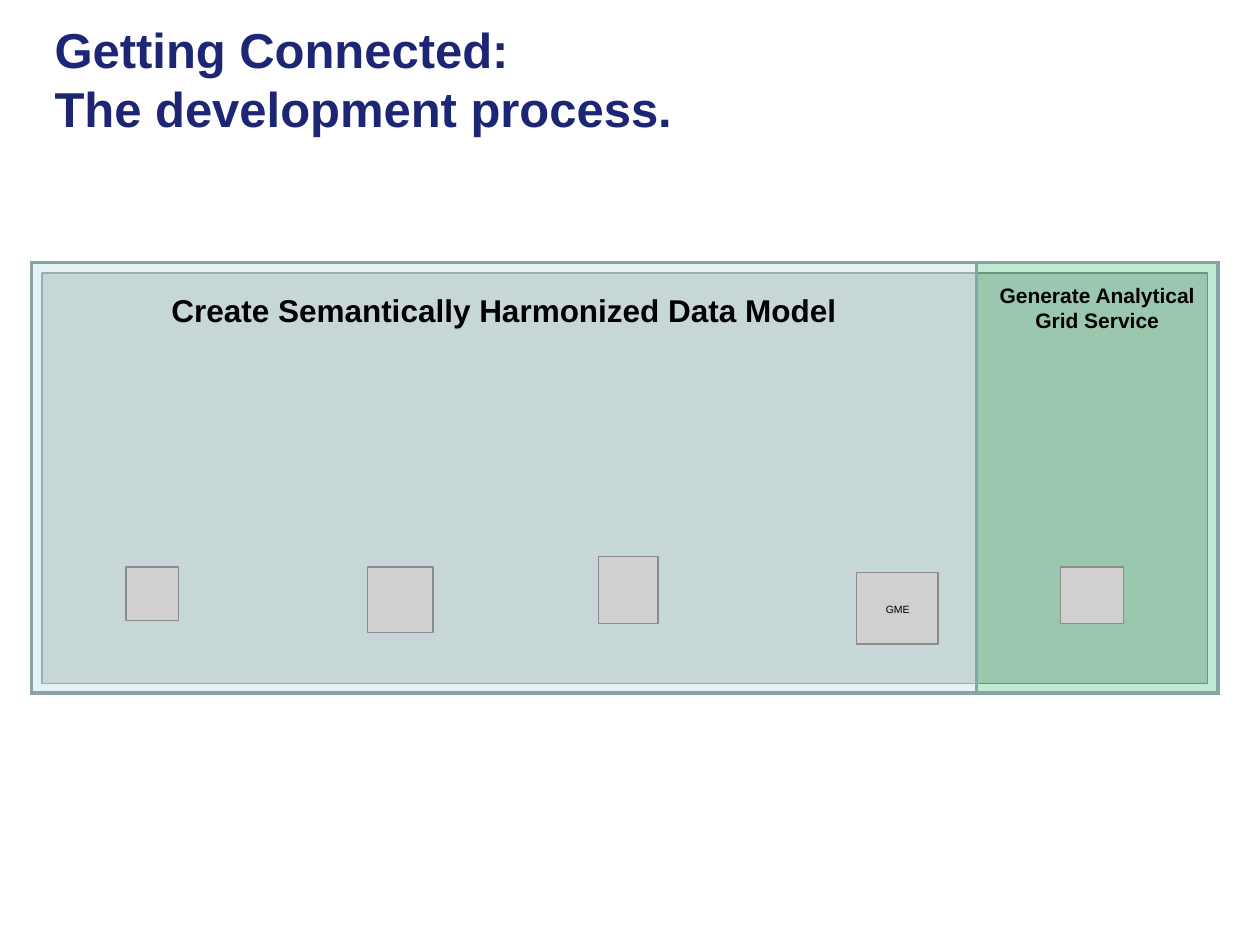
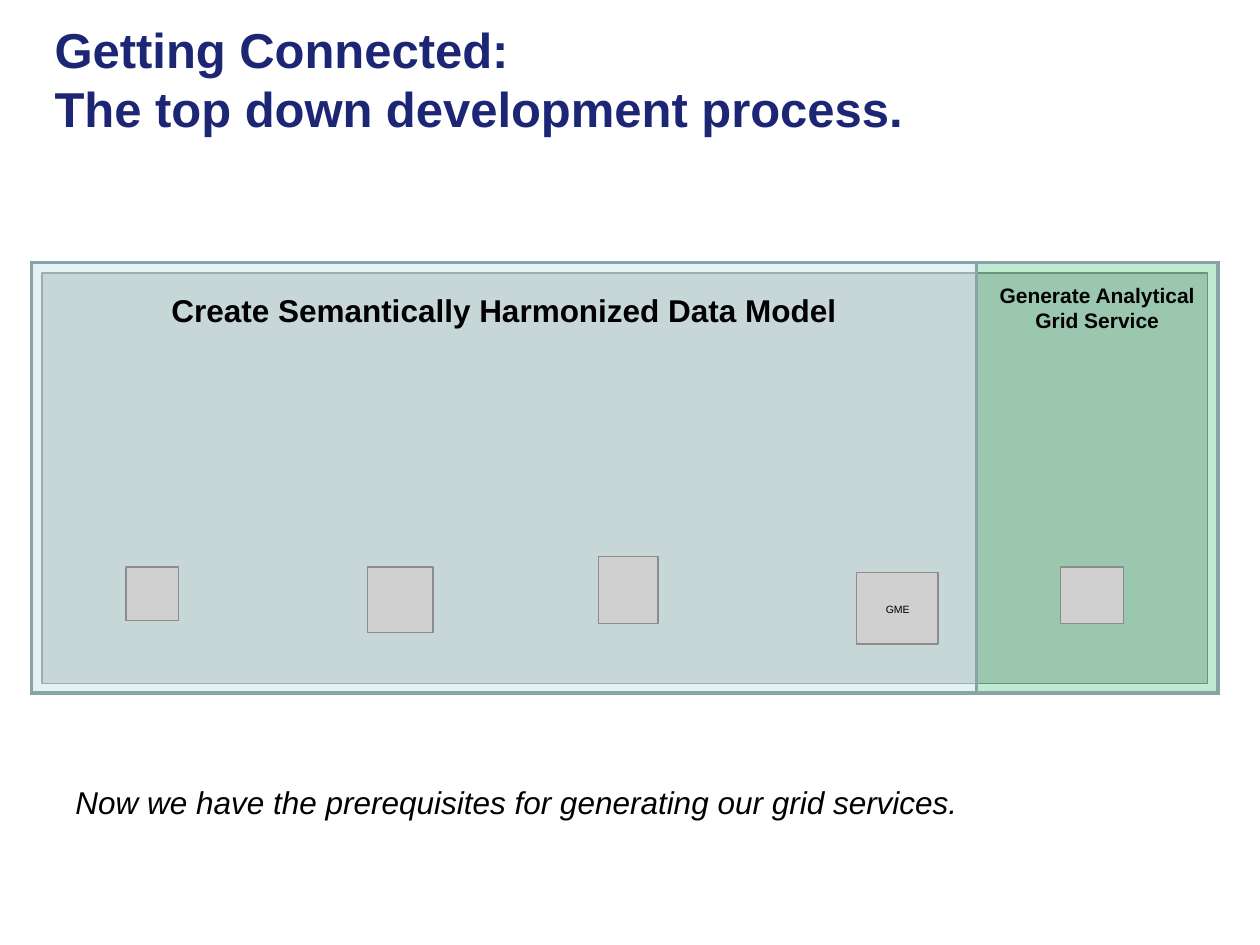
Before and after one commit to NCIP/cagrid-portal, a slide deck: slide 9 of cagrid-1-0/Documentation/presentations/200801_VCDE_ARCH/20080128_30_F2F_ASBP_Grid_BP.ppt (slide 7 before the commit). Drawn at 1260x945 pixels with LibreOffice and Linux fonts; fonts in the diff are those of the drawing; grey boxes stand for pictures; background and template pictures are left out. Boxes give left, top, right and bottom in pixels: in the first picture for what was removed or moved away, otherwise in the second. Text is boxed around its words. In the diff, an @@ line names an element or a change of style, - is before the commit and + after.

```diff
--- a/cagrid-1-0/Documentation/presentations/200801_VCDE_ARCH/20080128_30_F2F_ASBP_Grid_BP.ppt
+++ b/cagrid-1-0/Documentation/presentations/200801_VCDE_ARCH/20080128_30_F2F_ASBP_Grid_BP.ppt
@@ title at [55, 32, 902, 137]: text changed @@
-Getting Connected:
-The development process.
+Getting Connected:
+The top down development process.
@@ text added at [75, 791, 957, 820], 18 pt, text #000000, italic @@
+Now we have the prerequisites for generating our grid services.
```
Also in this commit, not shown: 5 other slides changed, 3 slides added.
